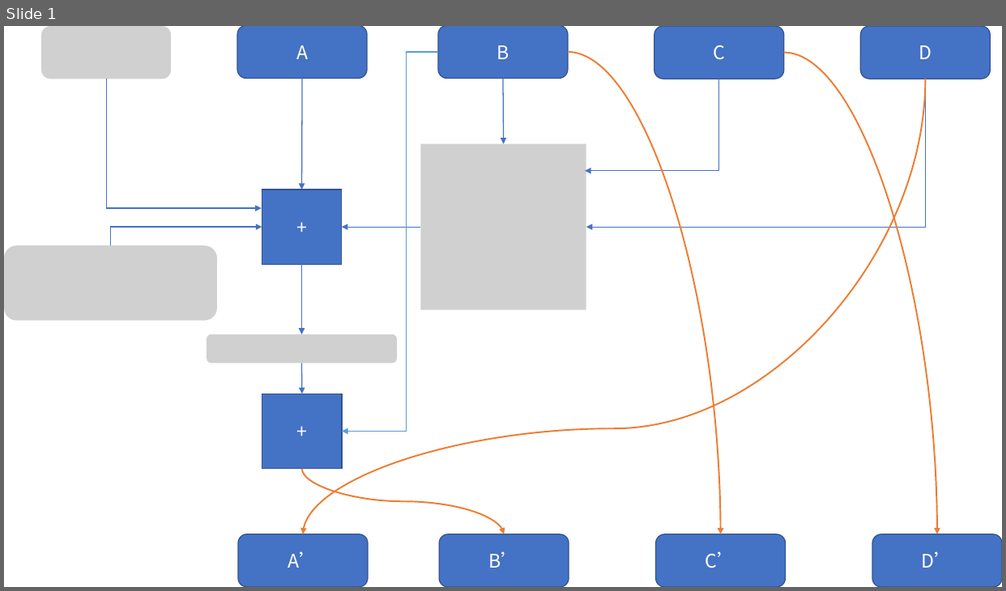
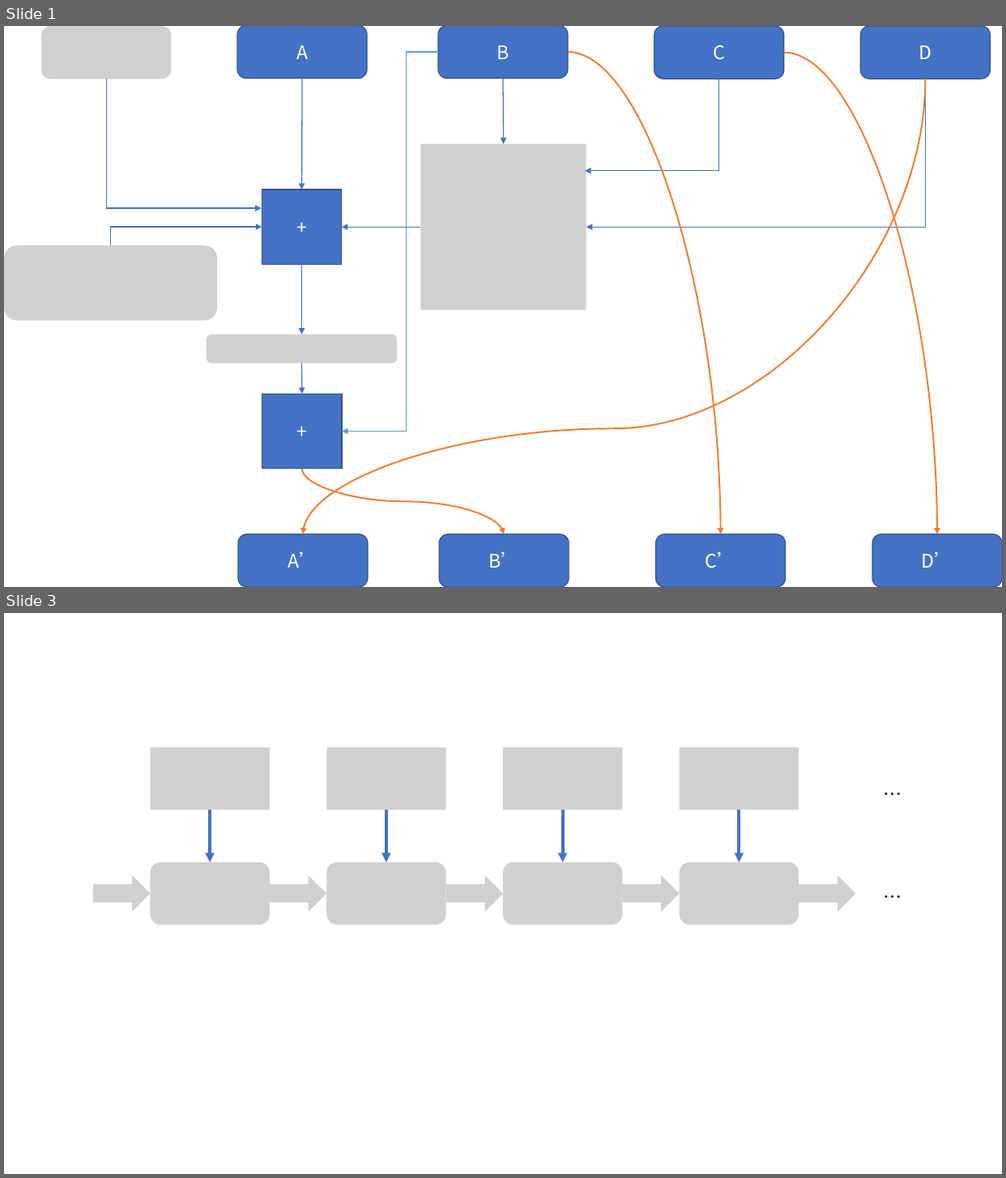
Before and after one commit to Timo9Madrid7/MD5-Collision, a slide deck: images/images.pptx. Shown one above the other, each under a label of ours: slide 1 before the commit, slides 1 and 3 after it; the slides between them are not shown. The pictures are 1006x591 and 1006x1178 pixels, drawn with LibreOffice and Linux fonts; fonts in the diff are those of the drawing; grey boxes stand for pictures. Boxes give left, top, right and bottom in pixels: in the first picture for what was removed or moved away, otherwise in the second. Text is boxed around its words. In the diff, an @@ line names an element or a change of style, - is before the commit and + after.

```diff
--- a/images/images.pptx
+++ b/images/images.pptx
@@ slide 3 added at (x1=4, y1=613, x2=1002, y2=1174), background #FFFFFF @@
@@ picture added at (x1=150, y1=747, x2=269, y2=811) @@
@@ picture added at (x1=326, y1=747, x2=445, y2=811) @@
@@ picture added at (x1=503, y1=747, x2=622, y2=811) @@
@@ picture added at (x1=680, y1=747, x2=799, y2=811) @@
@@ text added at (x1=876, y1=779, x2=950, y2=809), 18 pt, text #000000 @@
+…
@@ arrow added from (210, 810) to (210, 862), #4472C4 3 pt @@
@@ arrow added from (386, 810) to (386, 862), #4472C4 3 pt @@
@@ arrow added from (562, 810) to (562, 862), #4472C4 3 pt @@
@@ arrow added from (739, 810) to (739, 862), #4472C4 3 pt @@
@@ picture added at (x1=93, y1=875, x2=150, y2=913) @@
@@ picture added at (x1=150, y1=862, x2=269, y2=925) @@
@@ picture added at (x1=270, y1=875, x2=326, y2=913) @@
@@ picture added at (x1=326, y1=862, x2=445, y2=925) @@
@@ picture added at (x1=446, y1=875, x2=503, y2=913) @@
@@ picture added at (x1=503, y1=862, x2=622, y2=925) @@
@@ picture added at (x1=622, y1=875, x2=680, y2=913) @@
@@ picture added at (x1=680, y1=862, x2=799, y2=925) @@
@@ picture added at (x1=799, y1=875, x2=856, y2=913) @@
@@ text added at (x1=876, y1=882, x2=950, y2=912), 18 pt, text #000000 @@
+…
```
Also in this commit, not shown: 5 other files.
